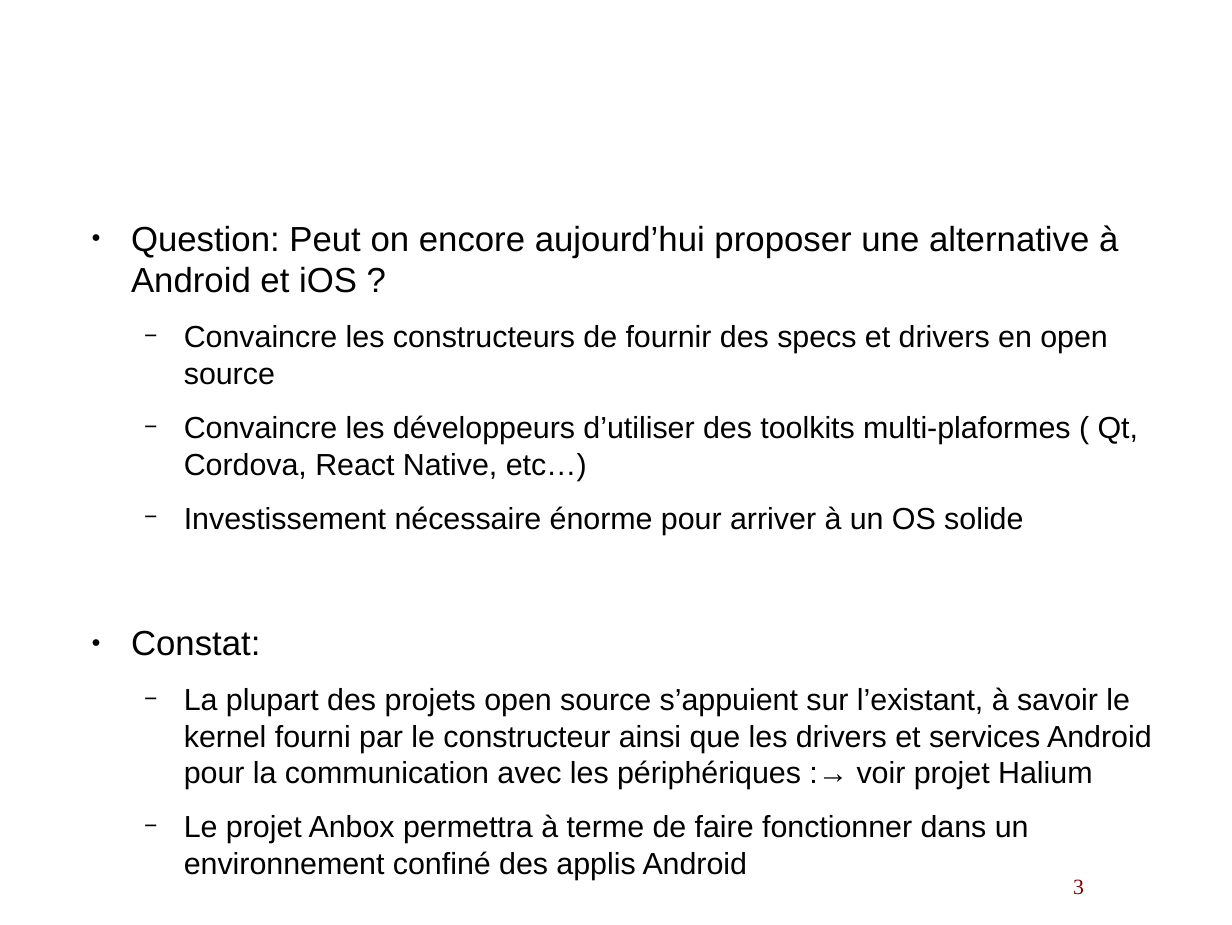
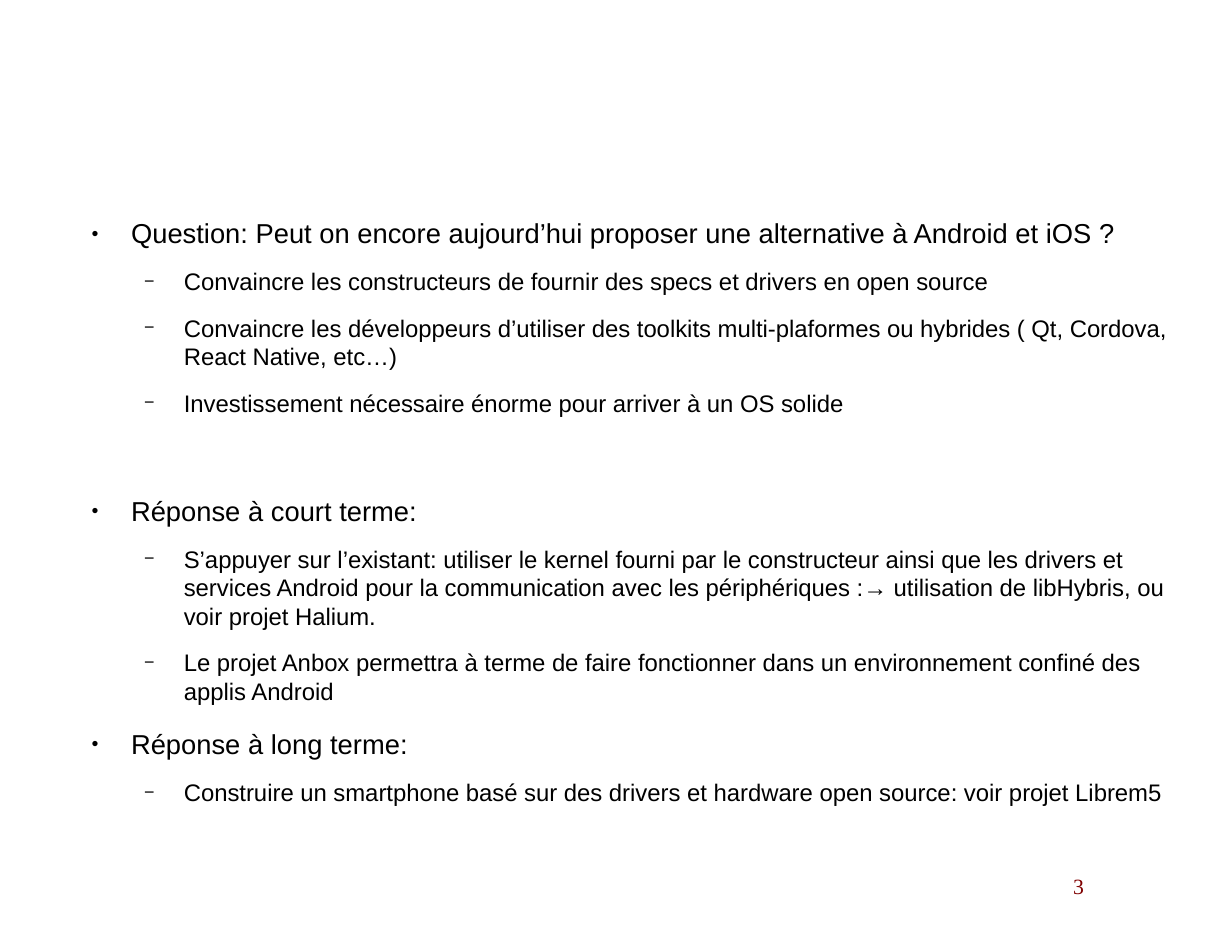
Before and after one commit to lduboeuf/ut-helloworld-py, a slide deck: slide 3 of osmobiles.odp. Drawn at 1232x925 pixels with LibreOffice and Linux fonts; fonts in the diff are those of the drawing; background and template pictures are left out. Boxes give left, top, right and bottom in pixels: in the first picture for what was removed or moved away, otherwise in the second. Text is boxed around its words. In the diff, an @@ line names an element or a change of style, - is before the commit and + after.

```diff
--- a/osmobiles.odp
+++ b/osmobiles.odp
@@ text at (131,223,1140,705): size 22.4 to 17.6 pt in "Question: Peut on encore aujourd’hui proposer une ..."; size 19.6 to 15.4 pt in "Convaincre les constructeurs de fournir des specs ...", "Investissement nécessaire énorme pour arriver à un ...", "Le projet Anbox permettra à terme de ..." @@
@@ text at (184,319,1167,370): text changed; size 19.6 to 15.4 pt @@
-  − Convaincre les développeurs d’utiliser des toolkits multi-plaformes ( Qt, Cordova, React Native, etc…)
+  − Convaincre les développeurs d’utiliser des toolkits multi-plaformes ou hybrides ( Qt, Cordova, React Native, etc…)
@@ text at (131,501,1164,630): text changed; size 19.6 to 15.4 pt @@
-● Constat:
-  − La plupart des projets open source s’appuient sur l’existant, à savoir le kernel fourni par le constructeur ainsi que les drivers et services Android pour la communication avec les périphériques :→ voir projet Halium
+● Réponse à court terme:
+  − S’appuyer sur l’existant: utiliser le kernel fourni par le constructeur ainsi que les drivers et services Android pour la communication avec les périphériques :→ utilisation de libHybris, ou voir projet Halium.
@@ text at (131,734,1161,806): paragraphs added @@
+● Réponse à long terme:
+  − Construire un smartphone basé sur des drivers et hardware open source: voir projet Librem5
```
Also in this commit, not shown: 16 other slides changed, 2 slides added.
